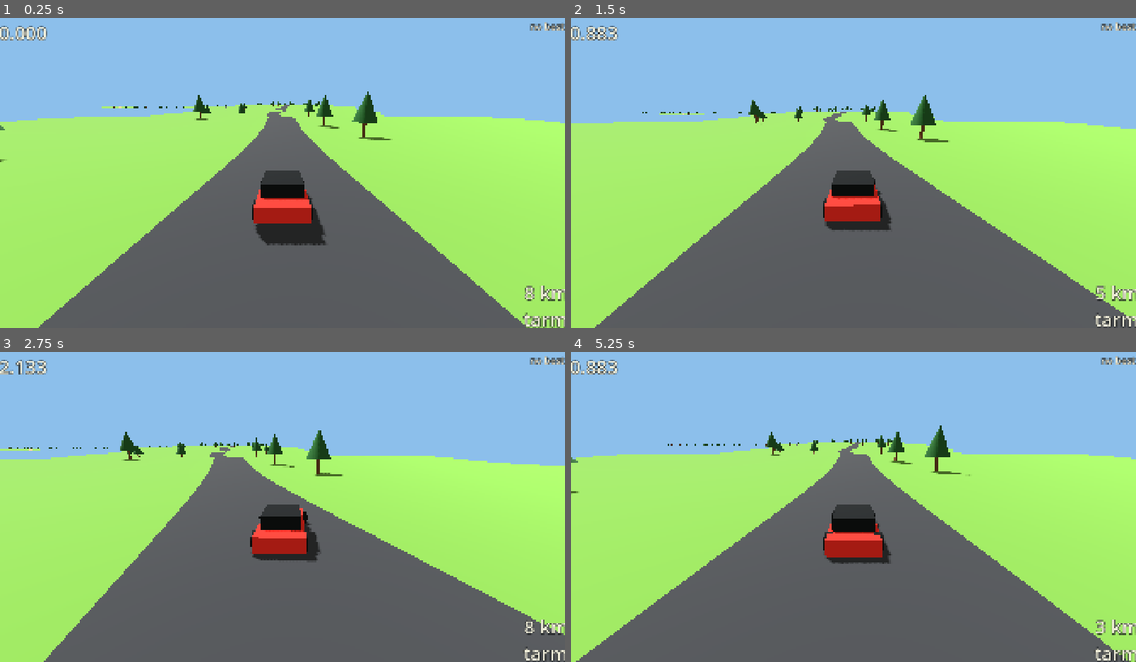
Above: before the commit, frames 1-4 (two rows, left to right).
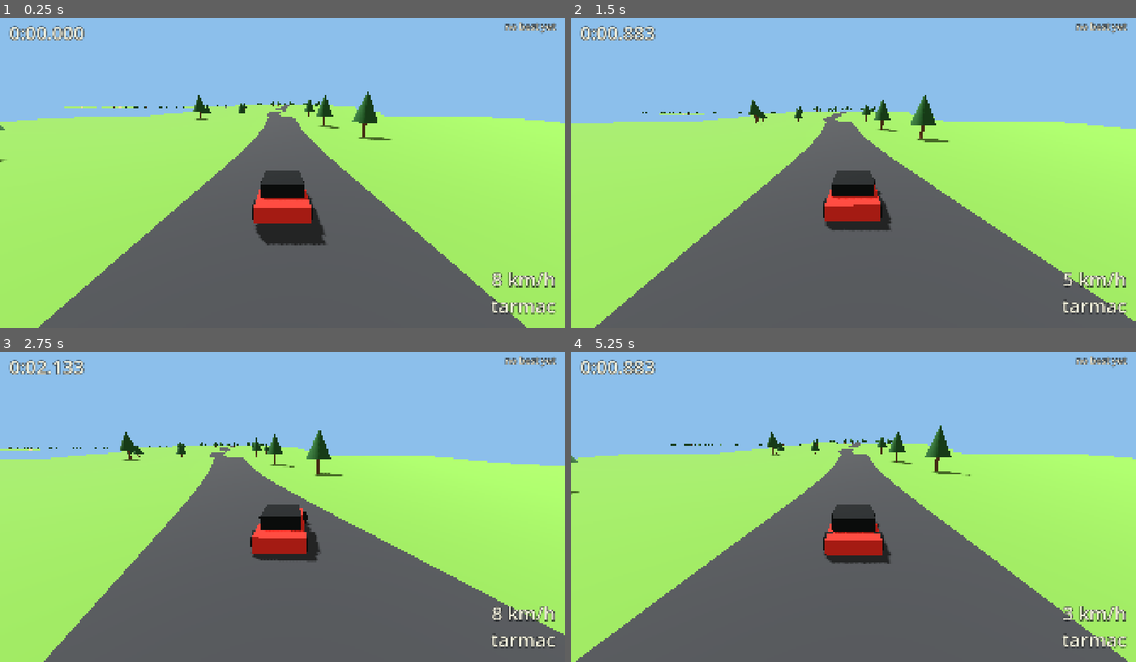
Above: after the commit, the same moments.

Repository: kuhyx/rally
Game: Godot game, scene res://main.tscn
Same seed, same stepped clock (60 frames per second), same inputs: the game is played once before the commit and once after it.
Inputs:
- Up to frame 1 (0.25 s): no input
- Up to frame 2 (1.5 s): hold D (steer_right) 0.53-1.28 s; tap W (throttle) at 0.6, 1.35 s; hold S (brake) from 1.28 s (still down)
- Up to frame 3 (2.75 s): release S (brake) at 2.03 s; hold D (steer_right) from 2.03 s (still down); tap W (throttle) at 2.1 s
- Up to frame 4 (5.25 s): tap W (throttle) every 0.75 s from 2.85 to 5.1 s; release D (steer_right) at 3.53 s; hold A (steer_left) 3.53-5.03 s; tap R (restart) at 4.15 s; hold S (brake) from 5.03 s (still down)

The runs differ from the first frame. In frame 1, 1.7% of the frame differs, in the area x 0-100%, y 1-100%; in frame 2, 1.6%; in frame 3, 1.5%; in frame 4, 2.2%.

Commit message:
HUD inside the frame, grass off-road, park after the flag, run-off aprons
- HUD labels grow into the screen instead of hanging off right/bottom edges.
- Off the ribbon the surface is GRASS (least grip, most drag) so cutting
  corners costs time; straight 120 m aprons past both ends so braking after
  the finish never drops the car off the world (the fall-reset had been
  quietly restarting it).
- After the finish the car only brakes; restart/quit stay live.
- Integration test runs the game under a 60 s wall clock instead of
  OS.execute, so an uncompilable build fails instead of hanging.
- test_stage_spec split into generation/lookups (gdlint max-public-methods).

Co-Authored-By: Claude Opus 5 (1M context) <noreply@anthropic.com>
Claude-Session: https://claude.ai/code/session_01P9ZBRHyBf9CHu7irGmRbWr

Diff:
--- a/scripts/hud.gd
+++ b/scripts/hud.gd
@@ -14,20 +14,10 @@
 
 
 func _ready() -> void:
-	_clock = _label(FONT_BIG, HORIZONTAL_ALIGNMENT_LEFT)
-	_clock.set_anchors_and_offsets_preset(
-		Control.PRESET_TOP_LEFT, Control.PRESET_MODE_KEEP_SIZE, int(MARGIN)
-	)
-	_best = _label(FONT_SMALL, HORIZONTAL_ALIGNMENT_RIGHT)
-	_best.set_anchors_and_offsets_preset(
-		Control.PRESET_TOP_RIGHT, Control.PRESET_MODE_KEEP_SIZE, int(MARGIN)
-	)
-	_speed = _label(FONT_BIG, HORIZONTAL_ALIGNMENT_RIGHT)
-	_speed.set_anchors_and_offsets_preset(
-		Control.PRESET_BOTTOM_RIGHT, Control.PRESET_MODE_KEEP_SIZE, int(MARGIN)
-	)
-	_finish = _label(FONT_BIG, HORIZONTAL_ALIGNMENT_CENTER)
-	_finish.set_anchors_and_offsets_preset(Control.PRESET_CENTER)
+	_clock = _label(FONT_BIG, HORIZONTAL_ALIGNMENT_LEFT, Control.PRESET_TOP_LEFT)
+	_best = _label(FONT_SMALL, HORIZONTAL_ALIGNMENT_RIGHT, Control.PRESET_TOP_RIGHT)
+	_speed = _label(FONT_BIG, HORIZONTAL_ALIGNMENT_RIGHT, Control.PRESET_BOTTOM_RIGHT)
+	_finish = _label(FONT_BIG, HORIZONTAL_ALIGNMENT_CENTER, Control.PRESET_CENTER)
 	_finish.visible = false
 
 
@@ -46,14 +36,26 @@
 	_finish.visible = true
 
 
-func _label(size: int, alignment: HorizontalAlignment) -> Label:
+## A label pinned to one corner (or the centre) that grows INTO the screen,
+## so a right- or bottom-anchored label never hangs off the edge.
+func _label(size: int, alignment: HorizontalAlignment, preset: Control.LayoutPreset) -> Label:
 	var label: Label = Label.new()
 	label.horizontal_alignment = alignment
 	label.add_theme_font_size_override("font_size", size)
 	label.add_theme_color_override("font_color", Palette.CREAM)
 	label.add_theme_color_override("font_outline_color", Palette.INK)
 	label.add_theme_constant_override("outline_size", 8)
-	label.grow_horizontal = Control.GROW_DIRECTION_BOTH
-	label.grow_vertical = Control.GROW_DIRECTION_BOTH
+	label.set_anchors_and_offsets_preset(preset, Control.PRESET_MODE_KEEP_SIZE, int(MARGIN))
+	label.grow_horizontal = _grow(
+		alignment == HORIZONTAL_ALIGNMENT_RIGHT, preset == Control.PRESET_CENTER
+	)
+	var bottom: bool = preset == Control.PRESET_BOTTOM_RIGHT
+	label.grow_vertical = _grow(bottom, preset == Control.PRESET_CENTER)
 	add_child(label)
 	return label
+
+
+func _grow(toward_begin: bool, both: bool) -> Control.GrowDirection:
+	if both:
+		return Control.GROW_DIRECTION_BOTH
+	return Control.GROW_DIRECTION_BEGIN if toward_begin else Control.GROW_DIRECTION_END
--- a/scripts/main.gd
+++ b/scripts/main.gd
@@ -61,9 +61,18 @@
 
 
 func _read_control() -> CarInput:
+	if timer.is_finished():
+		return _parked()
 	if options.autodrive:
 		return _autodrive.control(car.global_position, car.forward(), car.linear_velocity.length())
 	return CarInput.from_actions(Input.get_action_strength)
+
+
+## After the flag the car coasts to a stop; only restart/quit are live.
+func _parked() -> CarInput:
+	var input: CarInput = CarInput.new()
+	input.brake = 1.0
+	return input
 
 
 func _on_finished() -> void:
--- a/scripts/stage_builder.gd
+++ b/scripts/stage_builder.gd
@@ -5,6 +5,7 @@
 ## only) and the start/finish gates. Everything is primitives; no assets.
 
 const SAMPLE_STEP: float = 2.0
+const APRON: float = 120.0
 const GRASS_WIDTH: float = 160.0
 const GRASS_DROP: float = 0.04
 const TREE_SPACING: float = 18.0
@@ -28,13 +29,18 @@
 func _ribbon(spec: StageSpec, width: float, lift: float, tint: Callable) -> StaticBody3D:
 	var surface_tool: SurfaceTool = SurfaceTool.new()
 	surface_tool.begin(Mesh.PRIMITIVE_TRIANGLES)
+	# APRON metres of straight run-off before the start and past the finish,
+	# extrapolated along the end tangents, so braking after the flag never
+	# drops the car off the edge of the world.
 	var total: float = spec.length()
-	var rows: int = ceili(total / SAMPLE_STEP) + 1
+	var rows: int = ceili((total + 2.0 * APRON) / SAMPLE_STEP) + 1
 	for row: int in range(rows):
-		var at: float = minf(row * SAMPLE_STEP, total)
-		var centre: Vector3 = spec.point_at(at) + Vector3.UP * lift
-		var right: Vector3 = spec.tangent_at(at).cross(Vector3.UP).normalized() * width * 0.5
-		var colour: Color = tint.call(at)
+		var at: float = minf(row * SAMPLE_STEP - APRON, total + APRON)
+		var clamped: float = clampf(at, 0.0, total)
+		var tangent: Vector3 = spec.tangent_at(clamped)
+		var centre: Vector3 = spec.point_at(clamped) + tangent * (at - clamped) + Vector3.UP * lift
+		var right: Vector3 = tangent.cross(Vector3.UP).normalized() * width * 0.5
+		var colour: Color = tint.call(clamped)
 		for side: float in [-1.0, 1.0]:
 			surface_tool.set_color(colour)
 			surface_tool.set_normal(Vector3.UP)
--- a/scripts/stage_spec.gd
+++ b/scripts/stage_spec.gd
@@ -16,6 +16,7 @@
 const FINISH_MARGIN: float = 10.0
 const START_OFFSET: float = 8.0
 const BAKE_INTERVAL: float = 1.0
+const SHOULDER: float = 0.5
 
 var curve: Curve3D = Curve3D.new()
 var _surfaces: Array[Surface.Kind] = []
@@ -66,8 +67,19 @@
 	return curve.get_closest_offset(position)
 
 
+## Off the ribbon (beyond half the width plus a small shoulder) is grass,
+## whatever the road there is laid with.
 func surface_at(position: Vector3) -> Surface.Kind:
-	return surface_at_offset(progress_at(position))
+	var offset: float = progress_at(position)
+	var tangent: Vector3 = tangent_at(offset)
+	var lateral: Vector3 = position - point_at(offset)
+	# Drop the along-road component so the straight aprons past either end
+	# (where progress clamps) still read as road, not grass.
+	lateral -= tangent * lateral.dot(tangent)
+	lateral.y = 0.0
+	if lateral.length() > WIDTH * 0.5 + SHOULDER:
+		return Surface.Kind.GRASS
+	return surface_at_offset(offset)
 
 
 func surface_at_offset(offset: float) -> Surface.Kind:
--- a/scripts/surface.gd
+++ b/scripts/surface.gd
@@ -2,12 +2,15 @@
 ## Road surfaces and how each one changes the car. Grip feeds
 ## VehicleWheel3D.wheel_friction_slip; drag is a speed-proportional brake.
 
-enum Kind { TARMAC, GRAVEL }
+## GRASS is never laid on the stage; it is what the car finds off the road.
+enum Kind { TARMAC, GRAVEL, GRASS }
 
-const GRIP: Dictionary = {Kind.TARMAC: 10.5, Kind.GRAVEL: 4.5}
-const DRAG: Dictionary = {Kind.TARMAC: 0.0, Kind.GRAVEL: 0.35}
-const COLOR: Dictionary = {Kind.TARMAC: Palette.TARMAC, Kind.GRAVEL: Palette.GRAVEL}
-const NAME: Dictionary = {Kind.TARMAC: "tarmac", Kind.GRAVEL: "gravel"}
+const GRIP: Dictionary = {Kind.TARMAC: 10.5, Kind.GRAVEL: 4.5, Kind.GRASS: 3.0}
+const DRAG: Dictionary = {Kind.TARMAC: 0.0, Kind.GRAVEL: 0.35, Kind.GRASS: 0.8}
+const COLOR: Dictionary = {
+	Kind.TARMAC: Palette.TARMAC, Kind.GRAVEL: Palette.GRAVEL, Kind.GRASS: Palette.GRASS
+}
+const NAME: Dictionary = {Kind.TARMAC: "tarmac", Kind.GRAVEL: "gravel", Kind.GRASS: "grass"}
 
 
 static func grip(kind: Kind) -> float:
--- a/tests/integration/test_autodrive_run.gd
+++ b/tests/integration/test_autodrive_run.gd
@@ -6,6 +6,8 @@
 
 const SEEDS: Array[int] = [42, 7]
 const MAX_STAGE_SECONDS: float = 150.0
+const WALL_TIMEOUT_MS: int = 60_000
+const POLL_MS: int = 200
 
 
 func test_same_seed_is_deterministic() -> void:
@@ -20,8 +22,10 @@
 	assert_between(elapsed, 30.0, MAX_STAGE_SECONDS)
 
 
+## Runs the game as a child process with a wall-clock cap: a build that
+## cannot compile never prints FINISH, and OS.execute would wait forever.
 func _finish_time(seed_value: int) -> float:
-	var output: Array = []
+	var stdout_path: String = "user://autodrive_%d.log" % seed_value
 	var args: PackedStringArray = PackedStringArray(
 		[
 			"--headless",
@@ -35,9 +39,24 @@
 			"--quit-on-finish",
 		]
 	)
-	var code: int = OS.execute(OS.get_executable_path(), args, output, true)
-	assert_eq(code, 0, "game process exit code")
-	for line: String in "".join(output).split("\n"):
+	var shell: String = (
+		"%s %s > %s 2>&1"
+		% [OS.get_executable_path(), " ".join(args), ProjectSettings.globalize_path(stdout_path)]
+	)
+	var pid: int = OS.create_process("/bin/sh", PackedStringArray(["-c", shell]))
+	assert_gt(pid, 0, "game process must start")
+	var waited: int = 0
+	while OS.is_process_running(pid) and waited < WALL_TIMEOUT_MS:
+		OS.delay_msec(POLL_MS)
+		waited += POLL_MS
+	if OS.is_process_running(pid):
+		var killed: Error = OS.kill(pid)
+		fail_test(
+			"game did not finish within %d ms (kill: %s)" % [WALL_TIMEOUT_MS, error_string(killed)]
+		)
+		return 0.0
+	assert_eq(OS.get_process_exit_code(pid), 0, "game process exit code")
+	for line: String in FileAccess.get_file_as_string(stdout_path).split("\n"):
 		if line.begins_with("FINISH "):
 			return line.trim_prefix("FINISH ").to_float()
 	return 0.0
--- /dev/null
+++ b/tests/unit/test_stage_spec_generation.gd
@@ -0,0 +1,40 @@
+extends GutTest
+## Seed -> stage: determinism, shape bounds, surface layout.
+
+
+func test_same_seed_identical_stage() -> void:
+	var a: StageSpec = StageSpec.new(42)
+	var b: StageSpec = StageSpec.new(42)
+	assert_eq(a.control_points(), b.control_points())
+	assert_eq(a.length(), b.length())
+
+
+func test_different_seed_different_stage() -> void:
+	var a: StageSpec = StageSpec.new(1)
+	var b: StageSpec = StageSpec.new(2)
+	assert_ne(a.control_points(), b.control_points())
+
+
+func test_length_is_about_stage_length() -> void:
+	var spec: StageSpec = StageSpec.new(7)
+	assert_between(spec.length(), StageSpec.STAGE_LENGTH * 0.95, StageSpec.STAGE_LENGTH * 1.15)
+
+
+func test_z_is_monotonic_so_road_never_crosses() -> void:
+	for seed_value: int in range(1, 6):
+		var points: Array[Vector3] = StageSpec.new(seed_value).control_points()
+		for i: int in range(1, points.size()):
+			assert_gt(points[i].z, points[i - 1].z, "seed %d point %d" % [seed_value, i])
+
+
+func test_elevation_stays_bounded() -> void:
+	for point: Vector3 in StageSpec.new(3).control_points():
+		assert_between(point.y, -StageSpec.CLIMB_LIMIT, StageSpec.CLIMB_LIMIT)
+
+
+func test_surface_starts_tarmac_ends_gravel() -> void:
+	var spec: StageSpec = StageSpec.new(5)
+	assert_eq(spec.surface_at_offset(0.0), Surface.Kind.TARMAC)
+	assert_eq(spec.surface_at_offset(spec.length()), Surface.Kind.GRAVEL)
+	assert_eq(spec.surface_at_offset(-50.0), Surface.Kind.TARMAC)
+	assert_eq(spec.surface_at_offset(spec.length() * 5.0), Surface.Kind.GRAVEL)
--- a/tests/unit/test_stage_spec.gd
+++ b/tests/unit/test_stage_spec_lookups.gd
@@ -1,42 +1,5 @@
 extends GutTest
-
-
-func test_same_seed_identical_stage() -> void:
-	var a: StageSpec = StageSpec.new(42)
-	var b: StageSpec = StageSpec.new(42)
-	assert_eq(a.control_points(), b.control_points())
-	assert_eq(a.length(), b.length())
-
-
-func test_different_seed_different_stage() -> void:
-	var a: StageSpec = StageSpec.new(1)
-	var b: StageSpec = StageSpec.new(2)
-	assert_ne(a.control_points(), b.control_points())
-
-
-func test_length_is_about_stage_length() -> void:
-	var spec: StageSpec = StageSpec.new(7)
-	assert_between(spec.length(), StageSpec.STAGE_LENGTH * 0.95, StageSpec.STAGE_LENGTH * 1.15)
-
-
-func test_z_is_monotonic_so_road_never_crosses() -> void:
-	for seed_value: int in range(1, 6):
-		var points: Array[Vector3] = StageSpec.new(seed_value).control_points()
-		for i: int in range(1, points.size()):
-			assert_gt(points[i].z, points[i - 1].z, "seed %d point %d" % [seed_value, i])
-
-
-func test_elevation_stays_bounded() -> void:
-	for point: Vector3 in StageSpec.new(3).control_points():
-		assert_between(point.y, -StageSpec.CLIMB_LIMIT, StageSpec.CLIMB_LIMIT)
-
-
-func test_surface_starts_tarmac_ends_gravel() -> void:
-	var spec: StageSpec = StageSpec.new(5)
-	assert_eq(spec.surface_at_offset(0.0), Surface.Kind.TARMAC)
-	assert_eq(spec.surface_at_offset(spec.length()), Surface.Kind.GRAVEL)
-	assert_eq(spec.surface_at_offset(-50.0), Surface.Kind.TARMAC)
-	assert_eq(spec.surface_at_offset(spec.length() * 5.0), Surface.Kind.GRAVEL)
+## Lookups along the finished stage: offsets, surfaces, finish, spawn.
 
 
 func test_surface_at_position_matches_offset() -> void:
@@ -44,6 +7,25 @@
 	var near_end: Vector3 = spec.point_at(spec.length() - 30.0)
 	assert_eq(spec.surface_at(near_end), Surface.Kind.GRAVEL)
 	assert_eq(spec.surface_at(spec.point_at(5.0)), Surface.Kind.TARMAC)
+
+
+func test_off_road_is_grass() -> void:
+	var spec: StageSpec = StageSpec.new(5)
+	var at: float = 300.0
+	var right: Vector3 = spec.tangent_at(at).cross(Vector3.UP).normalized()
+	var edge: float = StageSpec.WIDTH * 0.5
+	assert_eq(spec.surface_at(spec.point_at(at) + right * (edge - 0.5)), Surface.Kind.TARMAC)
+	assert_eq(spec.surface_at(spec.point_at(at) + right * (edge + 1.0)), Surface.Kind.GRASS)
+	assert_eq(spec.surface_at(spec.point_at(at) - right * (edge + 1.0)), Surface.Kind.GRASS)
+
+
+func test_run_off_past_the_ends_is_still_road() -> void:
+	var spec: StageSpec = StageSpec.new(5)
+	var end: float = spec.length()
+	var beyond: Vector3 = spec.point_at(end) + spec.tangent_at(end) * 40.0
+	assert_eq(spec.surface_at(beyond), Surface.Kind.GRAVEL)
+	var before: Vector3 = spec.point_at(0.0) - spec.tangent_at(0.0) * 40.0
+	assert_eq(spec.surface_at(before), Surface.Kind.TARMAC)
 
 
 func test_progress_at_point_on_curve() -> void:
--- a/tests/unit/test_surface.gd
+++ b/tests/unit/test_surface.gd
@@ -9,6 +9,11 @@
 	assert_gt(Surface.drag(Surface.Kind.GRAVEL), Surface.drag(Surface.Kind.TARMAC))
 
 
+func test_grass_is_worst_on_both_counts() -> void:
+	assert_lt(Surface.grip(Surface.Kind.GRASS), Surface.grip(Surface.Kind.GRAVEL))
+	assert_gt(Surface.drag(Surface.Kind.GRASS), Surface.drag(Surface.Kind.GRAVEL))
+
+
 func test_every_kind_has_colour_and_name() -> void:
 	for kind: Surface.Kind in Surface.Kind.values():
 		assert_ne(Surface.color(kind), Color.BLACK)
Not shown, removed: tests/unit/test_stage_spec.gd.uid
Not shown, added: tests/unit/test_stage_spec_generation.gd.uid
Not shown, added: tests/unit/test_stage_spec_lookups.gd.uid
Not shown, changed: DOCS-design.md
Not shown, changed: README.md
